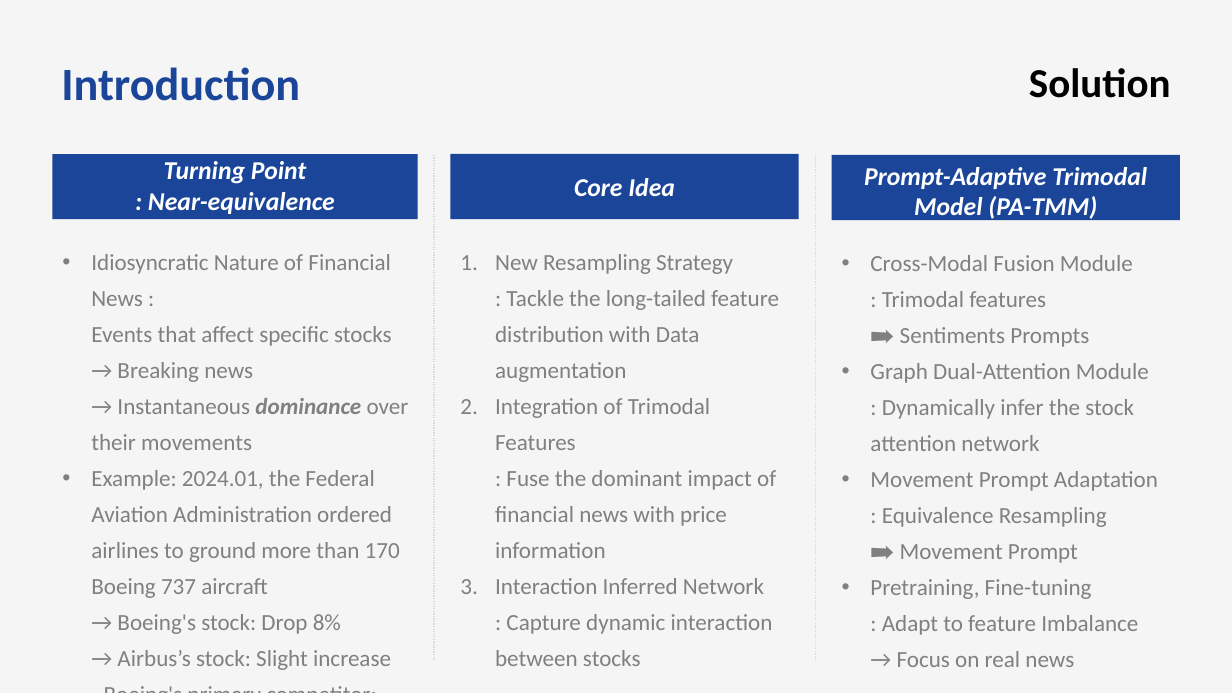
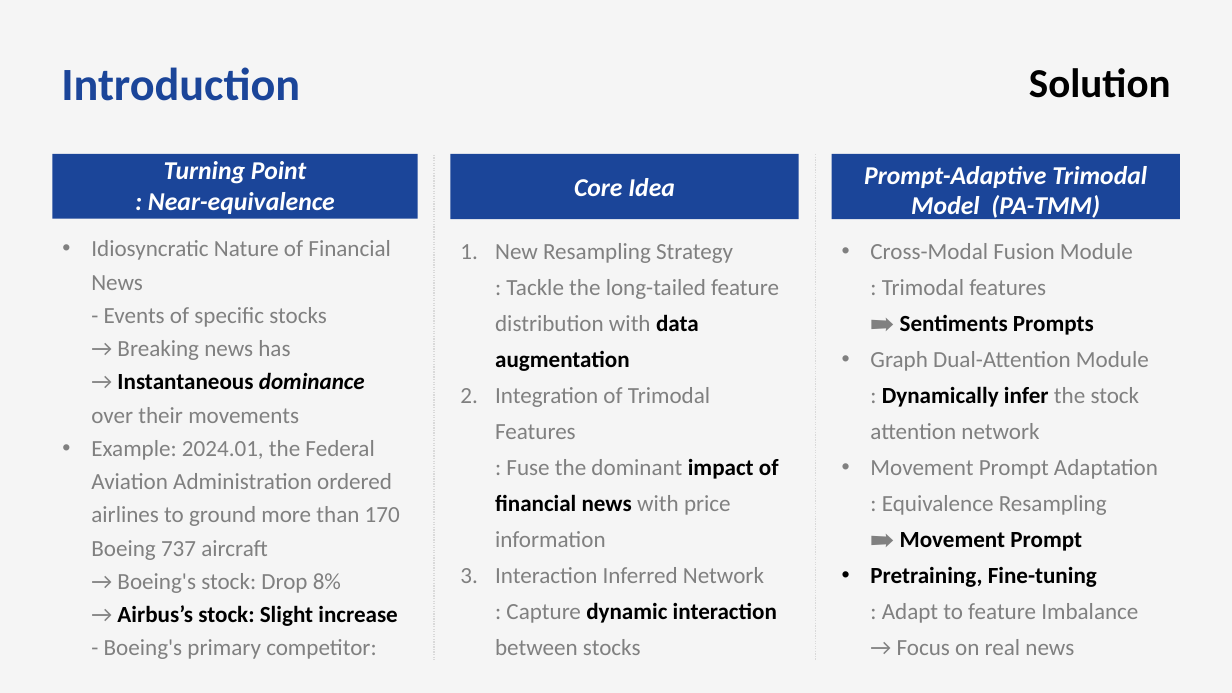
Before and after one commit to bts1991/study, a slide deck: slide 5 of 논문 Review/Others/paper_review.pptx. Drawn at 1232x693 pixels with LibreOffice and Linux fonts; fonts in the diff are those of the drawing. Boxes give left, top, right and bottom in pixels: in the first picture for what was removed or moved away, otherwise in the second. Text is boxed around its words. In the diff, an @@ line names an element or a change of style, - is before the commit and + after.

```diff
--- a/논문 Review/Others/paper_review.pptx
+++ b/논문 Review/Others/paper_review.pptx
@@ text "Idiosyncratic Nature of Financial News ...": place and size @@
-text "Idiosyncratic Nature of Financial News ..." at [91, 254, 409, 670]
+text "Idiosyncratic Nature of Financial News ..." at [91, 240, 400, 659]
@@ text "New Resampling Strategy : Tackle ...": place and size @@
-text "New Resampling Strategy : Tackle ..." at [495, 254, 779, 666]
+text "New Resampling Strategy : Tackle ..." at [495, 243, 779, 655]
@@ text "Cross-Modal Fusion Module : Trimodal ...": place and size @@
-text "Cross-Modal Fusion Module : Trimodal ..." at [870, 255, 1158, 667]
+text "Cross-Modal Fusion Module : Trimodal ..." at [870, 243, 1158, 655]
@@ text "Cross-Modal Fusion Module : Trimodal ..." at [870, 243, 1158, 655]: text colour #808080 to #000000, bold on in "Sentiments Prompts", "Dynamically infer", "Movement Prompt", "Pretraining, Fine-tuning" @@
@@ text at [91, 240, 391, 423]: text changed @@
-  • Idiosyncratic Nature of Financial News :
-    Events that affect specific stocks → Breaking news
-    → Instantaneous dominance over their movements
+  • Idiosyncratic Nature of Financial News
+    - Events of specific stocks
+    → Breaking news has
+    → Instantaneous dominance over their movements
@@ text at [495, 243, 779, 371]: text changed @@
-  1. New Resampling Strategy
-     : Tackle the long-tailed feature distribution with Data augmentation
+  1. New Resampling Strategy
+     : Tackle the long-tailed feature distribution with data augmentation
@@ text at [495, 387, 779, 655]: text colour #808080 to #000000, bold on in "impact of financial news", "dynamic interaction" @@
@@ text at [91, 440, 400, 659]: text colour #808080 to #000000, bold on in "Airbus’s stock: Slight increase"; line spacing 1.3 to 1.2 @@
```
Also in this commit, not shown: 13 other slides changed, 9 slides added.
